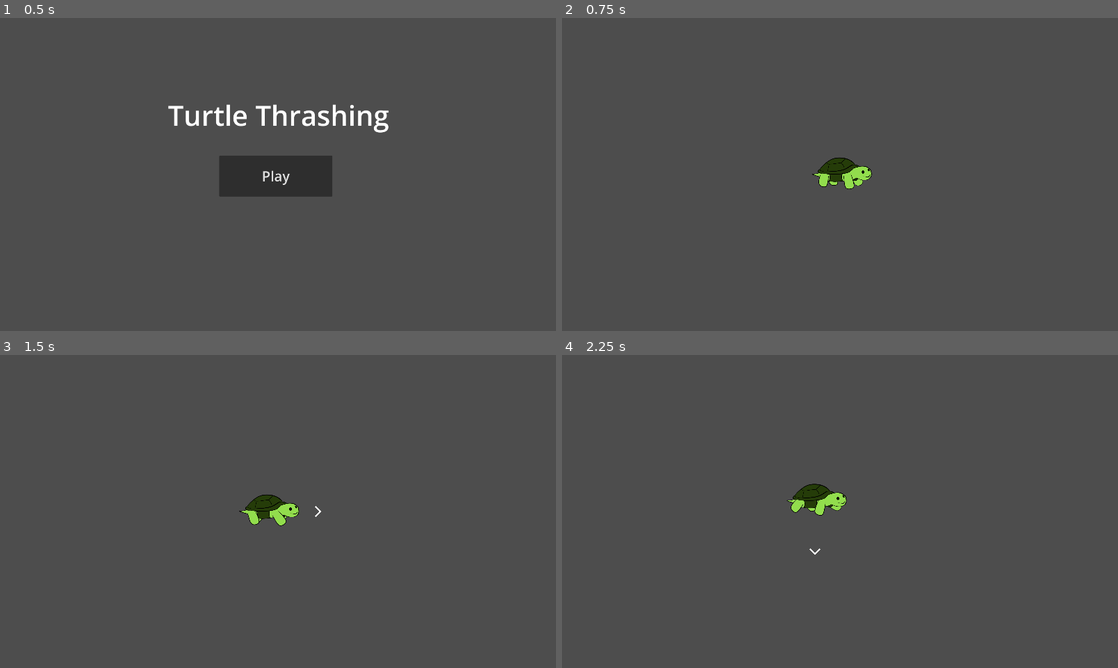
Above: before the commit, frames 1-4 (two rows, left to right).
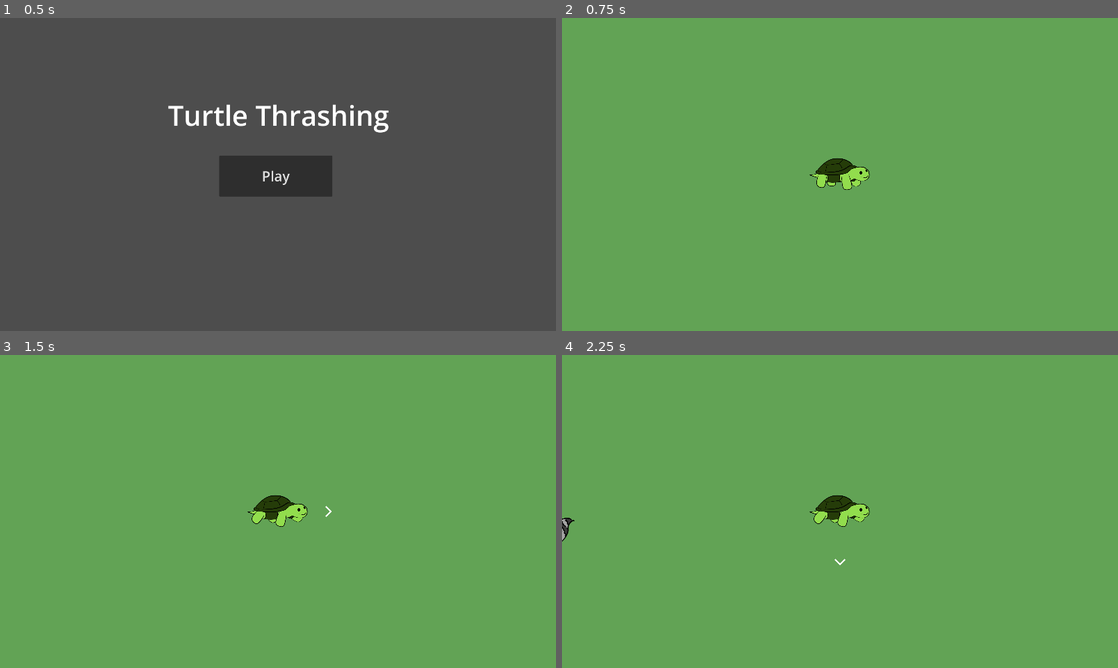
Above: after the commit, the same moments.

Repository: calbhonkman/UMBC-GAIM-2026---Turtle-Thrashing
Game: Godot game, scene res://scenes/mainmenu.tscn
The game is run twice, just before and just after one commit, with the same random seed, the same clock (stepped at 60 frames per second) and the same inputs.
Inputs:
- Up to frame 1 (0.5 s): no input
- Up to frame 2 (0.75 s): click "Play" at 0.5 s
- Up to frame 3 (1.5 s): tap Enter at 1.25 s; hold D (right) from 1.28 s (still down)
- Up to frame 4 (2.25 s): release D (right) at 2.03 s; hold S (down) from 2.03 s (still down)

Frame 1 is identical in both runs. In frame 2, 100% of the frame differs, in the area x 0-100%, y 0-100%; in frame 3, 100%; in frame 4, 100%.

Commit message:
Limited area & Spawning changes
- Added a simple beach background with borders to limit the player's area
- Adjusted the enemy spawning function so that enemies spawn right at the outside of the players vision, but also within the limited area
- Made the player and player's walking animation faster
- Camera now follows the player's exact position until it gets too close to the end of the arena, in which case it will stop going that way

Diff:
--- a/godot-project/prefabs/enemy.tscn
+++ b/godot-project/prefabs/enemy.tscn
@@ -4,13 +4,13 @@
 [ext_resource type="Texture2D" uid="uid://be7omrm1wwpl1" path="res://assets/Enemies/BasicEnemies/PlaceholderRaccoon.png" id="2_yfjof"]
 
 [sub_resource type="RectangleShape2D" id="RectangleShape2D_cypye"]
-size = Vector2(28.25, 58)
+size = Vector2(80, 170)
 
 [node name="Area2D" type="Area2D" unique_id=1424500926]
 script = ExtResource("1_yfjof")
 
 [node name="Sprite2D" type="Sprite2D" parent="." unique_id=517599166]
-position = Vector2(-0.99999994, -11)
+position = Vector2(-7, -35)
 scale = Vector2(0.3, 0.3)
 texture = ExtResource("2_yfjof")
 
--- a/godot-project/scenes/game.tscn
+++ b/godot-project/scenes/game.tscn
@@ -8,6 +8,15 @@
 [ext_resource type="Texture2D" uid="uid://vg1j3cyln3qy" path="res://assets/Turtle/TurtWalk2.png" id="4_0tnpc"]
 [ext_resource type="Script" uid="uid://5sq50khyu22b" path="res://scripts/weapon.gd" id="4_lbhrr"]
 [ext_resource type="Script" uid="uid://bx1idfwe4fxpi" path="res://scripts/spawner.gd" id="7_u5sy4"]
+
+[sub_resource type="RectangleShape2D" id="RectangleShape2D_gee14"]
+size = Vector2(50, 3000)
+
+[sub_resource type="RectangleShape2D" id="RectangleShape2D_0tnpc"]
+size = Vector2(3000, 50)
+
+[sub_resource type="CircleShape2D" id="CircleShape2D_u5sy4"]
+radius = 210.0
 
 [sub_resource type="SpriteFrames" id="SpriteFrames_vtaks"]
 animations = [{
@@ -36,26 +45,68 @@
 }],
 "loop": true,
 "name": &"walk",
-"speed": 4.0
+"speed": 8.0
 }]
-
-[sub_resource type="CircleShape2D" id="CircleShape2D_u5sy4"]
-radius = 223.32935
 
 [sub_resource type="CircleShape2D" id="CircleShape2D_iywne"]
 radius = 600.0
 
 [node name="Node2D" type="Node2D" unique_id=2020137742]
 
+[node name="Island" type="StaticBody2D" parent="." unique_id=21348922]
+
+[node name="Water" type="ColorRect" parent="Island" unique_id=1342686333]
+offset_left = -2500.0
+offset_top = -2500.0
+offset_right = 2500.0
+offset_bottom = 2500.0
+color = Color(0, 0.17599994, 0.44, 1)
+
+[node name="Sand" type="ColorRect" parent="Island" unique_id=373943503]
+offset_left = -1500.0
+offset_top = -1500.0
+offset_right = 1500.0
+offset_bottom = 1500.0
+color = Color(1, 0.9235, 0.49, 1)
+
+[node name="Grass" type="ColorRect" parent="Island" unique_id=1271268807]
+offset_left = -1250.0
+offset_top = -1250.0
+offset_right = 1250.0
+offset_bottom = 1250.0
+color = Color(0.384, 0.64, 0.33279997, 1)
+
+[node name="WestWall" type="CollisionShape2D" parent="Island" unique_id=534014998]
+position = Vector2(-1525, 0)
+shape = SubResource("RectangleShape2D_gee14")
+
+[node name="EastWall" type="CollisionShape2D" parent="Island" unique_id=593522053]
+position = Vector2(1525, 0)
+shape = SubResource("RectangleShape2D_gee14")
+
+[node name="NorthWall" type="CollisionShape2D" parent="Island" unique_id=116907078]
+position = Vector2(0, -1525)
+shape = SubResource("RectangleShape2D_0tnpc")
+
+[node name="SouthWall" type="CollisionShape2D" parent="Island" unique_id=681089703]
+position = Vector2(0, 1525)
+shape = SubResource("RectangleShape2D_0tnpc")
+
 [node name="Player" type="CharacterBody2D" parent="." unique_id=1744978302]
 scale = Vector2(0.5, 0.5)
 script = ExtResource("1_yqjtg")
-CAMERA_DIST = 200
+SPEED = 300
+
+[node name="Hitbox" type="CollisionShape2D" parent="Player" unique_id=825924628]
+scale = Vector2(1, 0.55)
+shape = SubResource("CircleShape2D_u5sy4")
 
 [node name="Camera" type="Camera2D" parent="Player" unique_id=252486179]
 
 [node name="Sprite" type="AnimatedSprite2D" parent="Player" unique_id=1355100074]
+position = Vector2(-15, 5)
 sprite_frames = SubResource("SpriteFrames_vtaks")
+animation = &"walk"
 
 [node name="Indicator" type="Node2D" parent="Player" unique_id=1741467556]
 
@@ -63,13 +114,6 @@
 position = Vector2(350, 0)
 scale = Vector2(0.5, 0.5)
 texture = ExtResource("3_lnu2h")
-
-[node name="Hitbox" type="Area2D" parent="Player" unique_id=1698332872]
-position = Vector2(50, -30)
-
-[node name="Hitbox" type="CollisionShape2D" parent="Player/Hitbox" unique_id=825924628]
-scale = Vector2(1, 0.5)
-shape = SubResource("CircleShape2D_u5sy4")
 
 [node name="(Weapon) Punch" type="Area2D" parent="Player" unique_id=1650126049]
 script = ExtResource("4_lbhrr")
@@ -81,5 +125,3 @@
 
 [node name="EnemySpawner" type="Node2D" parent="." unique_id=1043795800]
 script = ExtResource("7_u5sy4")
-
-[connection signal="area_entered" from="Player/Hitbox" to="Player" method="_on_area_2d_area_entered"]
--- a/godot-project/scripts/player.gd
+++ b/godot-project/scripts/player.gd
@@ -5,7 +5,7 @@
 @onready var camera = $Camera
 
 @export var SPEED = 200
-@export var CAMERA_DIST = 100
+@export var CAMERA_LIMIT = 1600
 @export var MAX_HEALTH = 5
 @export var INVINCIBLE_TIME = 1.0
 
@@ -18,6 +18,11 @@
 	health = MAX_HEALTH
 
 func _process(delta):
+	var cam_limit_x = CAMERA_LIMIT - (get_viewport().get_visible_rect().size.x/2)
+	var cam_limit_y = CAMERA_LIMIT - (get_viewport().get_visible_rect().size.y/2)
+	camera.global_position.x = clampf(global_position.x, -1*cam_limit_x, cam_limit_x)
+	camera.global_position.y = clampf(global_position.y, -1*cam_limit_y, cam_limit_y)
+
 	invincible_timer = max(0, invincible_timer - delta)
 	if invincible_timer > 0:
 		sprite.modulate = Color(1,1-sqrt(invincible_timer/INVINCIBLE_TIME),1-sqrt(invincible_timer/INVINCIBLE_TIME),1)
@@ -28,7 +33,6 @@
 		level += 1
 
 	var movement_direction = Input.get_vector("left","right","up","down")
-	camera.global_position = lerp(camera.global_position, global_position + movement_direction * CAMERA_DIST, delta)
 	if health <= 0:
 		sprite.play("death")
 		indicator.visible = false
@@ -38,7 +42,8 @@
 		indicator.visible = true
 		indicator.rotation = movement_direction.angle()
 		sprite.scale.x = abs(sprite.scale.x) * movement_direction.x / abs(movement_direction.x) if movement_direction.x != 0 else sprite.scale.x
-		move_and_collide(movement_direction * SPEED * delta)
+		velocity = movement_direction * SPEED
+		move_and_slide()
 	elif health > 0:
 		sprite.play("default")
 		indicator.visible = false
--- a/godot-project/scripts/spawner.gd
+++ b/godot-project/scripts/spawner.gd
@@ -3,16 +3,52 @@
 @onready var player = $"../Player"
 const ENEMY = preload("uid://d1k32mfbnnud3")
 
-@export var SPAWNTIMER = 1.0
-@export var SPAWNDISTANCE = 960
+@export var SPAWN_TIMER = 1.0
+@export var SPAWN_AREA = 1500
 
 var timer = 0
 
 func _process(delta):
 	timer += delta
 
-	if player and timer >= SPAWNTIMER:
+	if player and timer >= SPAWN_TIMER:
 		var new_enemy = ENEMY.instantiate()
-		new_enemy.global_position = player.global_position + (SPAWNDISTANCE*Vector2.RIGHT.rotated(randf_range(0, 2*PI)))
 		add_child(new_enemy)
+		new_enemy.global_position = find_spawn_position()
 		timer = 0
+
+# Finds a position off-screen for an enemy to spawn
+func find_spawn_position():
+	# Screen size
+	var s_size = get_viewport().get_visible_rect().size
+	# Player size
+	var p_pos = player.global_position
+
+	var possible_directions = []
+
+	# Check which directions have space for enemies
+	if (p_pos.y-(s_size.y/2) > -1*SPAWN_AREA):
+		possible_directions.append('North')
+	if (p_pos.x+(s_size.x/2) < SPAWN_AREA):
+		possible_directions.append('East')
+	if (p_pos.y+(s_size.y/2) < SPAWN_AREA):
+		possible_directions.append('South')
+	if (p_pos.x-(s_size.x/2) > -1*SPAWN_AREA):
+		possible_directions.append('West')
+
+	# Can't spawn anywhere
+	if possible_directions.is_empty():
+		print("ERROR: SPAWN_AREA is too small")
+		return player.global_position
+
+	match possible_directions[randi_range(0,possible_directions.size()-1)]:
+		'North':
+			return Vector2(randf_range(-1*SPAWN_AREA,SPAWN_AREA),p_pos.y-(s_size.y/2))
+		'East':
+			return Vector2(p_pos.x+(s_size.x/2),randf_range(-1*SPAWN_AREA,SPAWN_AREA))
+		'South':
+			return Vector2(randf_range(-1*SPAWN_AREA,SPAWN_AREA),p_pos.y+(s_size.y/2))
+		'West':
+			return Vector2(p_pos.x-(s_size.x/2),randf_range(-1*SPAWN_AREA,SPAWN_AREA))
+		_:
+			return player.global_position
